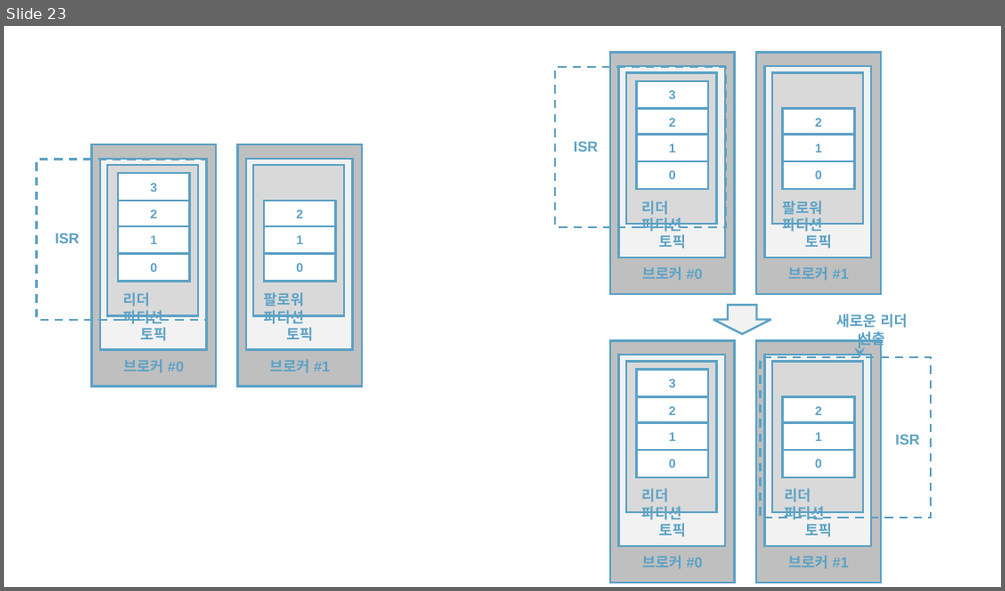
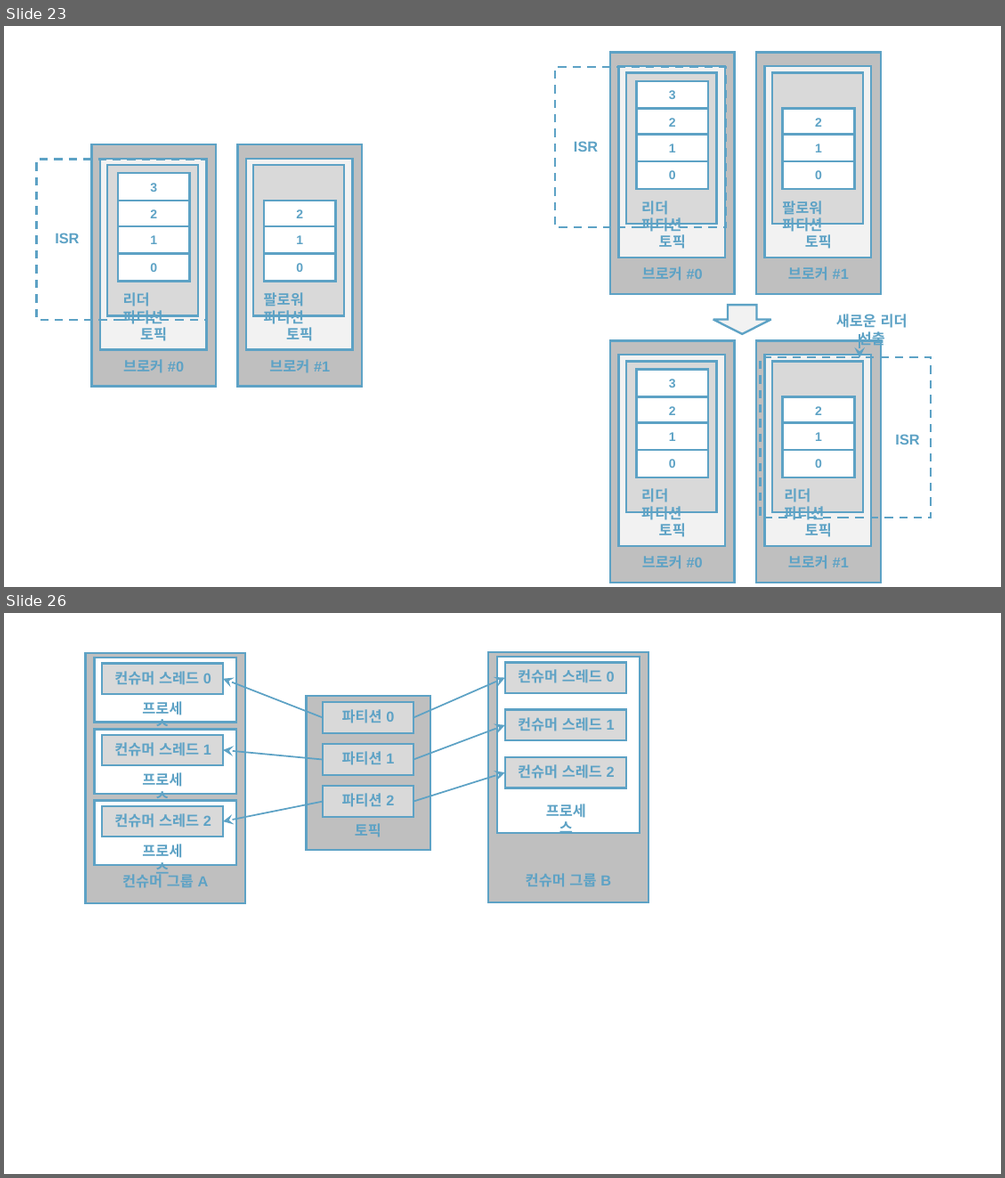
Before and after one commit to rudaks-han/book-summary, a slide deck: 아파치카프카_with자바/ref/프레젠테이션1.pptx. Shown one above the other, each under a label of ours: slide 23 before the commit, slides 23 and 26 after it; the slides between them are not shown. The pictures are 1005x591 and 1005x1178 pixels, drawn with LibreOffice and Linux fonts; fonts in the diff are those of the drawing. Boxes give left, top, right and bottom in pixels: in the first picture for what was removed or moved away, otherwise in the second. Text is boxed around its words. In the diff, an @@ line names an element or a change of style, - is before the commit and + after.

```diff
--- a/아파치카프카_with자바/ref/프레젠테이션1.pptx
+++ b/아파치카프카_with자바/ref/프레젠테이션1.pptx
@@ slide 26 added at <box>4,613,1001,1174</box>, background #FFFFFF @@
@@ rectangle added at <box>86,653,245,904</box>, fill #BFBFBF, outline #5DA2C5 2 pt @@
@@ rectangle added at <box>488,652,648,902</box>, fill #BFBFBF, outline #5DA2C5 2 pt @@
@@ rectangle added at <box>498,657,639,833</box>, fill #FFFFFF, outline #5DA2C5 2 pt @@
@@ rectangle added at <box>505,662,626,693</box>, fill #D9D9D9, outline #5DA2C5 2 pt @@
@@ arrow added from (323, 718) to (223, 679), #5DA2C5 1.5 pt @@
@@ arrow added from (413, 718) to (505, 677), #5DA2C5 1.5 pt @@
@@ text added at <box>518,669,615,683</box>, 14 pt, text #5DA2C5, bold @@
+컨슈머 스레드 0
@@ group added at <box>95,657,236,736</box>: 2 rectangles, 2 texts @@
+컨슈머 스레드 0
+프로세스
@@ rectangle added at <box>306,695,430,850</box>, fill #BFBFBF, outline #5DA2C5 2 pt @@
@@ rectangle added at <box>323,702,413,732</box>, fill #D9D9D9, outline #5DA2C5 2 pt @@
@@ text added at <box>342,709,394,723</box>, 14 pt, text #5DA2C5, bold @@
+파티션 0
@@ rectangle added at <box>505,709,626,740</box>, fill #D9D9D9, outline #5DA2C5 2 pt @@
@@ text added at <box>518,717,615,731</box>, 14 pt, text #5DA2C5, bold @@
+컨슈머 스레드 1
@@ rectangle added at <box>323,744,413,774</box>, fill #D9D9D9, outline #5DA2C5 2 pt @@
@@ arrow added from (413, 760) to (505, 725), #5DA2C5 1.5 pt @@
@@ group added at <box>95,729,236,807</box>: 2 rectangles, 2 texts @@
+컨슈머 스레드 1
+프로세스
@@ arrow added from (323, 760) to (223, 750), #5DA2C5 1.5 pt @@
@@ text added at <box>342,751,394,765</box>, 14 pt, text #5DA2C5, bold @@
+파티션 1
@@ arrow added from (413, 802) to (505, 772), #5DA2C5 1.5 pt @@
@@ rectangle added at <box>505,757,626,788</box>, fill #D9D9D9, outline #5DA2C5 2 pt @@
@@ text added at <box>518,764,615,779</box>, 14 pt, text #5DA2C5, bold @@
+컨슈머 스레드 2
@@ rectangle added at <box>323,786,413,817</box>, fill #D9D9D9, outline #5DA2C5 2 pt @@
@@ text added at <box>342,793,394,807</box>, 14 pt, text #5DA2C5, bold @@
+파티션 2
@@ arrow added from (323, 802) to (223, 821), #5DA2C5 1.5 pt @@
@@ text added at <box>355,823,381,837</box>, 14 pt, text #5DA2C5, bold @@
+토픽
@@ text added at <box>546,803,586,838</box>, 14 pt, text #5DA2C5, bold @@
+프로세스
@@ group added at <box>95,801,236,878</box>: 2 rectangles, 2 texts @@
+컨슈머 스레드 2
+프로세스
@@ text added at <box>122,872,209,888</box>, 14 pt, text #5DA2C5, bold @@
+컨슈머 그룹 A
@@ text added at <box>526,873,611,887</box>, 14 pt, text #5DA2C5, bold @@
+컨슈머 그룹 B
```
Also in this commit, not shown: 1 slide changed, 6 other slides added, 20 other files.
